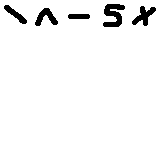
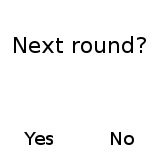
Revision of a layered w=160, h=160 image; what changed, layer by layer:
added layer "No" above "Yes" over [111, 132, 134, 145]
added layer "Yes" above "Next round?" over [24, 132, 53, 145]
added layer "Next round?" above "Background" over [14, 36, 146, 53]
painted on "Background" over [4, 4, 156, 27]
